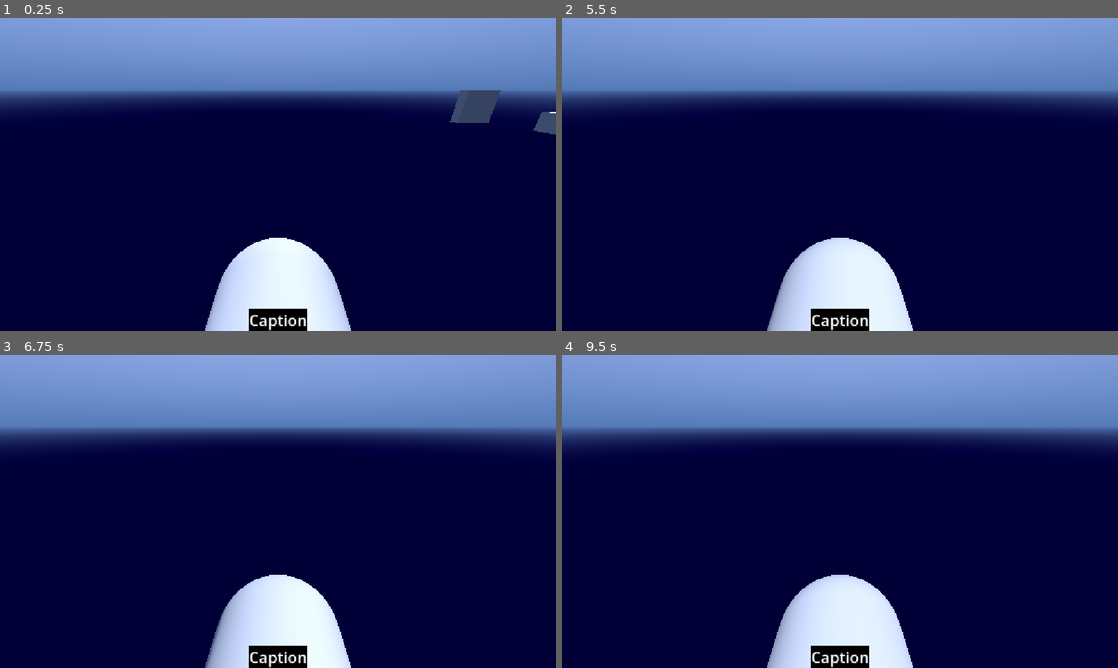
Above: before the commit, frames 1-4 (two rows, left to right).
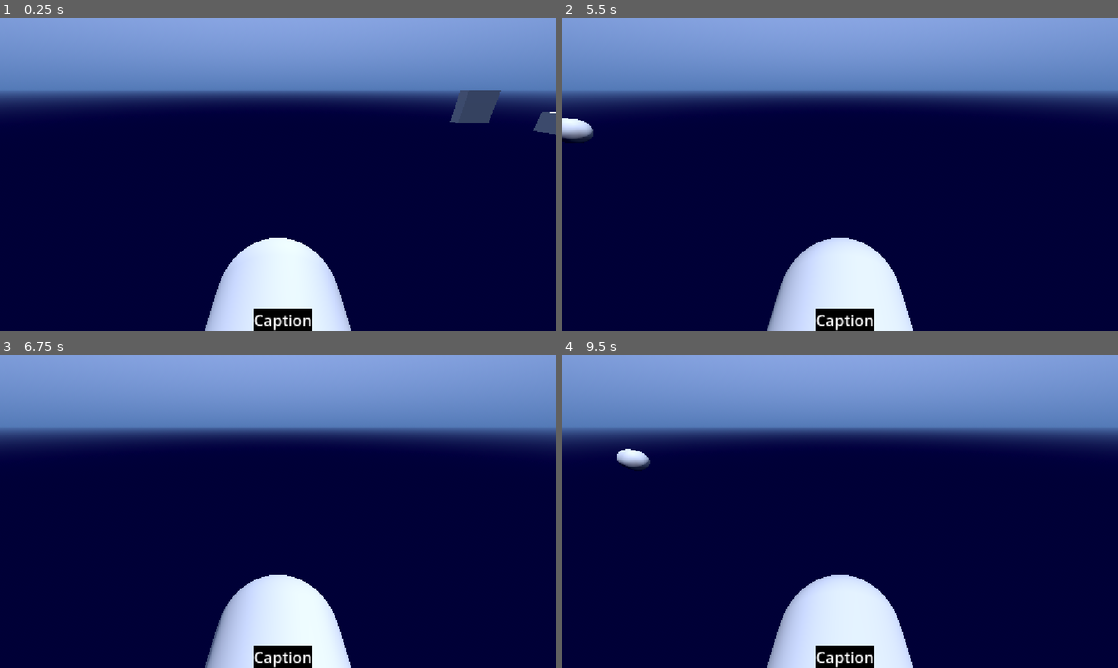
Above: after the commit, the same moments.

Repository: PeterDrake/yachtsinkers
Game: Godot game, scene res://yachtsinkers.tscn
Two runs of this game, one before a commit and one after it. Both use one fixed random seed, a clock stepped at 60 frames per second and the inputs below. Sound files missing from this copy of the repository are replaced by a short silence.
Inputs:
- Up to frame 1 (0.25 s): no input
- Up to frame 2 (5.5 s): hold Right (right) 0.53-1.28 s; tap 1 (bite) every 1.5 s from 0.6 to 5.1 s; hold Left (left) 1.28-2.03 s; tap Space (space) at 1.35, 2.85, 4.35 s; hold Right (right) 2.03-2.78 s; hold Up (forward) 2.78-3.53 s; hold Left (left) from 3.53 s (still down)
- Up to frame 3 (6.75 s): release Left (left) at 5.78 s; hold Right (right) 5.78-6.53 s; tap Space (space) at 5.85 s; hold Up (forward) from 6.53 s (still down); tap 1 (bite) at 6.6 s
- Up to frame 4 (9.5 s): tap Enter at 7.25 s; release Up (forward) at 7.28 s; hold Right (right) 7.28-8.03 s; tap Space (space) at 7.35, 8.85 s; hold Left (left) from 8.03 s (still down); tap 1 (bite) at 8.1 s

The runs differ from the first frame. In frame 1, 0.3% of the frame differs, in the area x 44-57%, y 92-100%; in frame 2, 0.7%, in the area x 0-57%, y 32-100%; in frame 3, 0.3%; in frame 4, 0.6%.
Error in both runs: Out of bounds get index '0' (on base: 'PackedStringArray') (res://speech.gd:3)

Commit message:
Captions effed up

Diff:
--- a/project.godot
+++ b/project.godot
@@ -68,6 +68,11 @@
 "events": [Object(InputEventKey,"resource_local_to_scene":false,"resource_name":"","device":-1,"window_id":0,"alt_press …(191 unchanged characters)…
 ]
 }
+dive={
+"deadzone": 0.2,
+"events": [Object(InputEventKey,"resource_local_to_scene":false,"resource_name":"","device":-1,"window_id":0,"alt_pressed":false,"shift_pressed":false,"ctrl_pressed":false,"meta_pressed":false,"pressed":false,"keycode":0,"physical_keycode":50,"key_label":0,"unicode":50,"location":0,"echo":false,"script":null)
+]
+}
 
 [physics]
 
--- a/speech.gd
+++ b/speech.gd
@@ -2,7 +2,7 @@
 
 var voice_id := DisplayServer.tts_get_voices_for_language("en")[0]
 
-@onready var caption := get_node("/root/YachtSinkers/Caption")
+@onready var caption := get_node("/root/YachtSinkers/UI/Caption")
 
 func say(text: String) -> void:
 	caption.text = text
--- a/yachtsinkers.gd
+++ b/yachtsinkers.gd
@@ -2,8 +2,13 @@
 
 # Called when the node enters the scene tree for the first time.
 func _ready() -> void:
-	$Caption.grab_focus()
+	$UI/Caption.grab_focus()
+	get_tree().root.size_changed.connect(on_viewport_size_changed)
+	on_viewport_size_changed()
 
 # Called every frame. 'delta' is the elapsed time since the previous frame.
-func _process(_delta: float) -> void:
+func on_viewport_size_changed() -> void:
+	print(get_viewport().get_visible_rect().size.x)
+	$UI/Caption.custom_maximum_size = Vector2(get_viewport().get_visible_rect().size.x - 100, -1)
+	#$Caption.custom_maximum_size = Vector2(1000, 100)
 	pass
--- a/yachtsinkers.tscn
+++ b/yachtsinkers.tscn
@@ -50,28 +50,6 @@
 [node name="Rock" parent="." unique_id=1808236213 instance=ExtResource("4_o6jxr")]
 transform = Transform3D(1, 0, 0, 0, 1, 0, 0, 0, 1, 14.447744, 4.7683716e-07, -9.581989)
 
-[node name="Caption" type="Label" parent="." unique_id=1334498009]
-anchors_preset = 7
-anchor_left = 0.5
-anchor_top = 1.0
-anchor_right = 0.5
-anchor_bottom = 1.0
-offset_left = -30.5
-offset_top = -23.0
-offset_right = 30.5
-grow_horizontal = 2
-grow_vertical = 0
-size_flags_horizontal = 6
-size_flags_vertical = 10
-focus_mode = 2
-accessibility_live = 2
-theme_override_font_sizes/font_size = 32
-theme_override_styles/normal = SubResource("StyleBoxFlat_o6jxr")
-theme_override_styles/focus = SubResource("StyleBoxFlat_ix6xn")
-text = "Caption"
-horizontal_alignment = 1
-vertical_alignment = 1
-
 [node name="DelilahOrca" parent="." unique_id=1879044386 instance=ExtResource("6_o76c1")]
 transform = Transform3D(1, 0, 0, 0, 1, 0, 0, 0, 1, 10.890306, 0, 11.736488)
 text = "You found another orca!
@@ -97,3 +75,44 @@
 GLADIS: This is tiring work. Got any fish?
 CLARA: Here, have a tuna.
 Your health has increased by 5."
+
+[node name="MaryOrca" parent="." unique_id=117862570 instance=ExtResource("6_o76c1")]
+transform = Transform3D(1, 0, 0, 0, 1, 0, 0, 0, 1, -1.8425093, 0, 11.526627)
+text = "You found another orca!
+GLADIS: The crew of those yachts have guns!
+MARY: Oh, we can deal with that.
+GLADIS: How’s that, Mary?
+MARY: As you approach the boat, press 2 to swim under it. The wave you make will wash over the boat, stopping the gunners for a while.
+"
+
+[node name="UI" type="Control" parent="." unique_id=1789536252]
+layout_mode = 3
+anchors_preset = 0
+offset_right = 40.0
+offset_bottom = 40.0
+
+[node name="Caption" type="Label" parent="UI" unique_id=1334498009]
+custom_minimum_size = Vector2(100, -1)
+layout_mode = 1
+anchors_preset = 7
+anchor_left = 0.5
+anchor_top = 1.0
+anchor_right = 0.5
+anchor_bottom = 1.0
+offset_left = 506.0
+offset_top = 563.0
+offset_right = 606.0
+offset_bottom = 608.0
+grow_horizontal = 2
+grow_vertical = 0
+size_flags_horizontal = 3
+size_flags_vertical = 10
+focus_mode = 2
+accessibility_live = 2
+theme_override_font_sizes/font_size = 32
+theme_override_styles/normal = SubResource("StyleBoxFlat_o6jxr")
+theme_override_styles/focus = SubResource("StyleBoxFlat_ix6xn")
+text = "Caption"
+horizontal_alignment = 1
+vertical_alignment = 1
+autowrap_mode = 2
